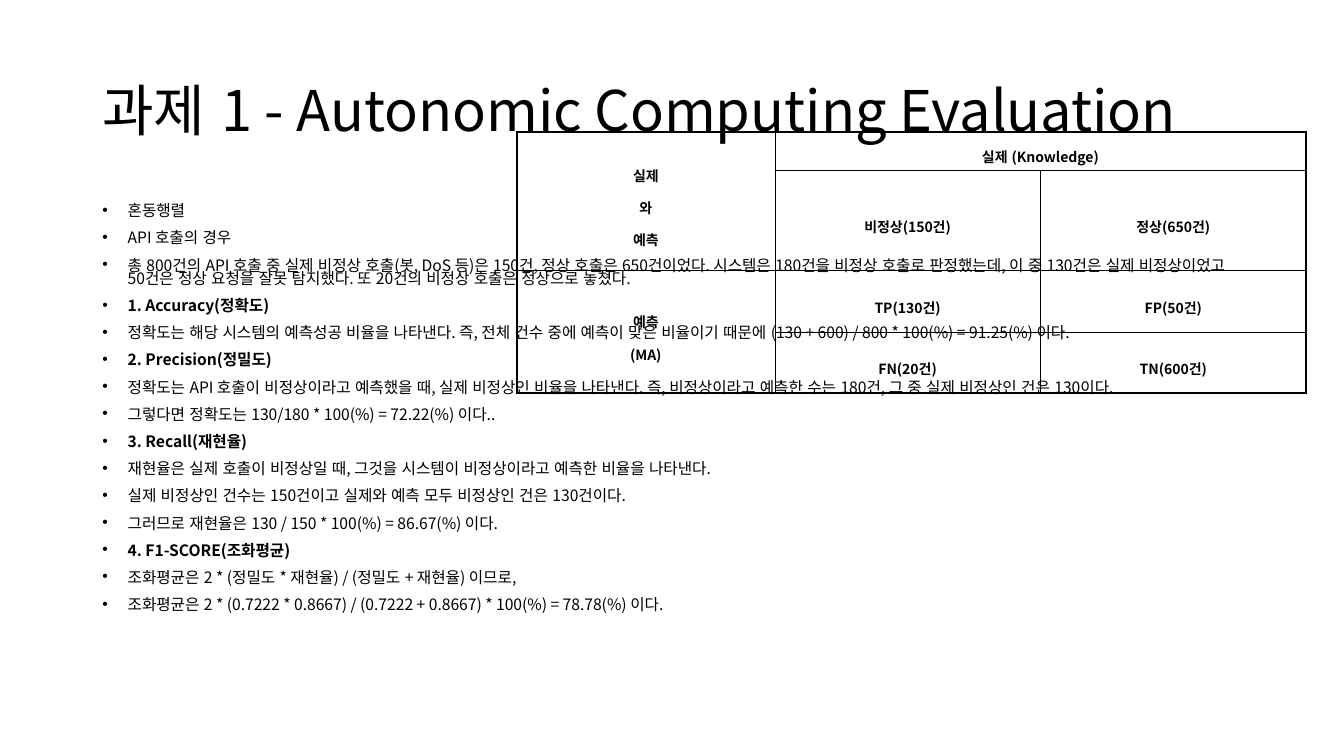
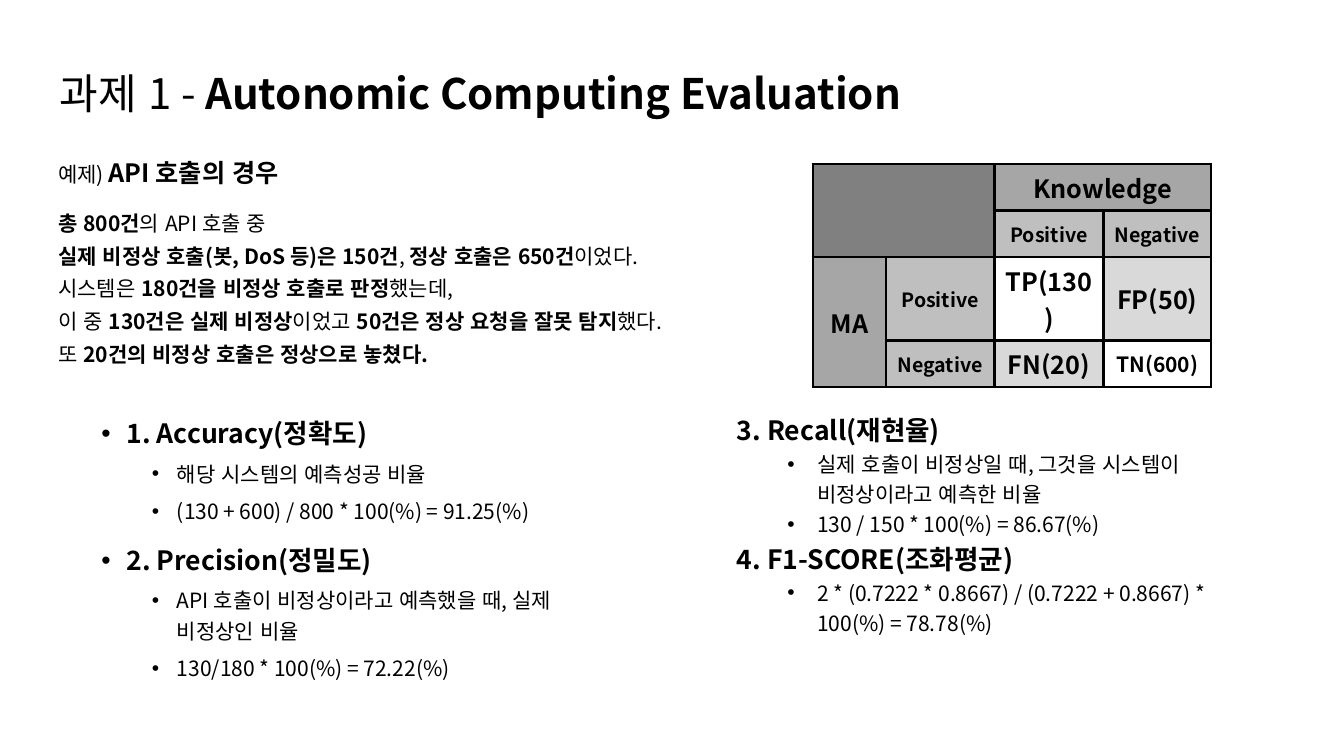
Before and after one commit to TUK-pedestrianSafety/document, a slide deck: slide 7 of ppt/소프트웨어 응용설계 발표자료.pptx. Drawn at 1344x756 pixels with LibreOffice and Linux fonts; fonts in the diff are those of the drawing. Boxes give left, top, right and bottom in pixels: in the first picture for what was removed or moved away, otherwise in the second. Text is boxed around its words. In the diff, an @@ line names an element or a change of style, - is before the commit and + after.

```diff
--- a/ppt/소프트웨어 응용설계 발표자료.pptx
+++ b/ppt/소프트웨어 응용설계 발표자료.pptx
@@ text "과제 1 - Autonomic Computing ...": place and size @@
-text "과제 1 - Autonomic Computing ..." at (102, 84, 1176, 145)
+text "과제 1 - Autonomic Computing ..." at (60, 74, 901, 119)
@@ text "과제 1 - Autonomic Computing ..." at (60, 74, 901, 119): size 40 to 30 pt; bold on in "Autonomic Computing Evaluation" @@
@@ table removed at (517, 132, 1308, 381), 4 rows, 3 columns @@
-실제 / 와 / 예측 | 실제 (Knowledge) | 
- | 비정상(150건) | 정상(650건)
-예측 / (MA) | TP(130건) | FP(50건)
- | FN(20건) | TN(600건)
@@ text added at (58, 161, 662, 364), 15 pt, text #000000, bold @@
+예제) API 호출의 경우
+총 800건의 API 호출 중
+실제 비정상 호출(봇, DoS 등)은 150건, 정상 호출은 650건이었다.
+시스템은 180건을 비정상 호출로 판정했는데,
+이 중 130건은 실제 비정상이었고 50건은 정상 요청을 잘못 탐지했다.
+또 20건의 비정상 호출은 정상으로 놓쳤다.
@@ table added at (813, 164, 1210, 383), 4 rows, 4 columns @@
+ |  | Knowledge | 
+ |  | Positive | Negative
+MA | Positive | TP(130) | FP(50)
+ | Negative | FN(20) | TN(600)
@@ text at (128, 203, 1225, 289): paragraphs removed @@
-• 혼동행렬
-• API 호출의 경우
-• 총 800건의 API 호출 중 실제 비정상 호출(봇, DoS 등)은 150건, 정상 호출은 650건이었다. 시스템은 180건을 비정상 호출로 판정했는데, 이 중 130건은 실제 비정상이었고 50건은 정상 요청을 잘못 탐지했다. 또 20건의 비정상 호출은 정상으로 놓쳤다.
@@ text "1. Accuracy(정확도)": place and size @@
-text "1. Accuracy(정확도)" at (128, 203, 1225, 613)
+text "1. Accuracy(정확도)" at (127, 420, 552, 680)
@@ text added at (737, 417, 1190, 635), 15 pt, text #000000 @@
+3. Recall(재현율)
+  • 실제 호출이 비정상일 때, 그것을 시스템이 비정상이라고 예측한 비율
+  • 130 / 150 * 100(%) = 86.67(%)
+4. F1-SCORE(조화평균)
+  • 2 * (0.7222 * 0.8667) / (0.7222 + 0.8667) * 100(%) = 78.78(%)
@@ text at (127, 420, 372, 576): size 11.2 to 19 pt in "1. Accuracy(정확도)", "2. Precision(정밀도)"; line spacing 0.7 to 1.2 @@
@@ text at (177, 464, 529, 523): text changed; size 11.2 to 15 pt @@
-• 정확도는 해당 시스템의 예측성공 비율을 나타낸다. 즉, 전체 건수 중에 예측이 맞은 비율이기 때문에 (130 + 600) / 800 * 100(%) = 91.25(%) 이다.
+  • 해당 시스템의 예측성공 비율
+  • (130 + 600) / 800 * 100(%) = 91.25(%)
@@ text at (177, 590, 552, 680): text changed; size 11.2 to 15 pt @@
-• 정확도는 API 호출이 비정상이라고 예측했을 때, 실제 비정상인 비율을 나타낸다. 즉, 비정상이라고 예측한 수는 180건, 그 중 실제 비정상인 건은 130이다.
-• 그렇다면 정확도는 130/180 * 100(%) = 72.22(%) 이다..
-• 3. Recall(재현율)
-• 재현율은 실제 호출이 비정상일 때, 그것을 시스템이 비정상이라고 예측한 비율을 나타낸다.
-• 실제 비정상인 건수는 150건이고 실제와 예측 모두 비정상인 건은 130건이다.
-• 그러므로 재현율은 130 / 150 * 100(%) = 86.67(%) 이다.
-• 4. F1-SCORE(조화평균)
-• 조화평균은 2 * (정밀도 * 재현율) / (정밀도 + 재현율) 이므로,
-• 조화평균은 2 * (0.7222 * 0.8667) / (0.7222 + 0.8667) * 100(%) = 78.78(%) 이다.
+  • API 호출이 비정상이라고 예측했을 때, 실제 비정상인 비율
+  • 130/180 * 100(%) = 72.22(%)
```
Also in this commit, not shown: 8 other slides changed, 1 other file.
